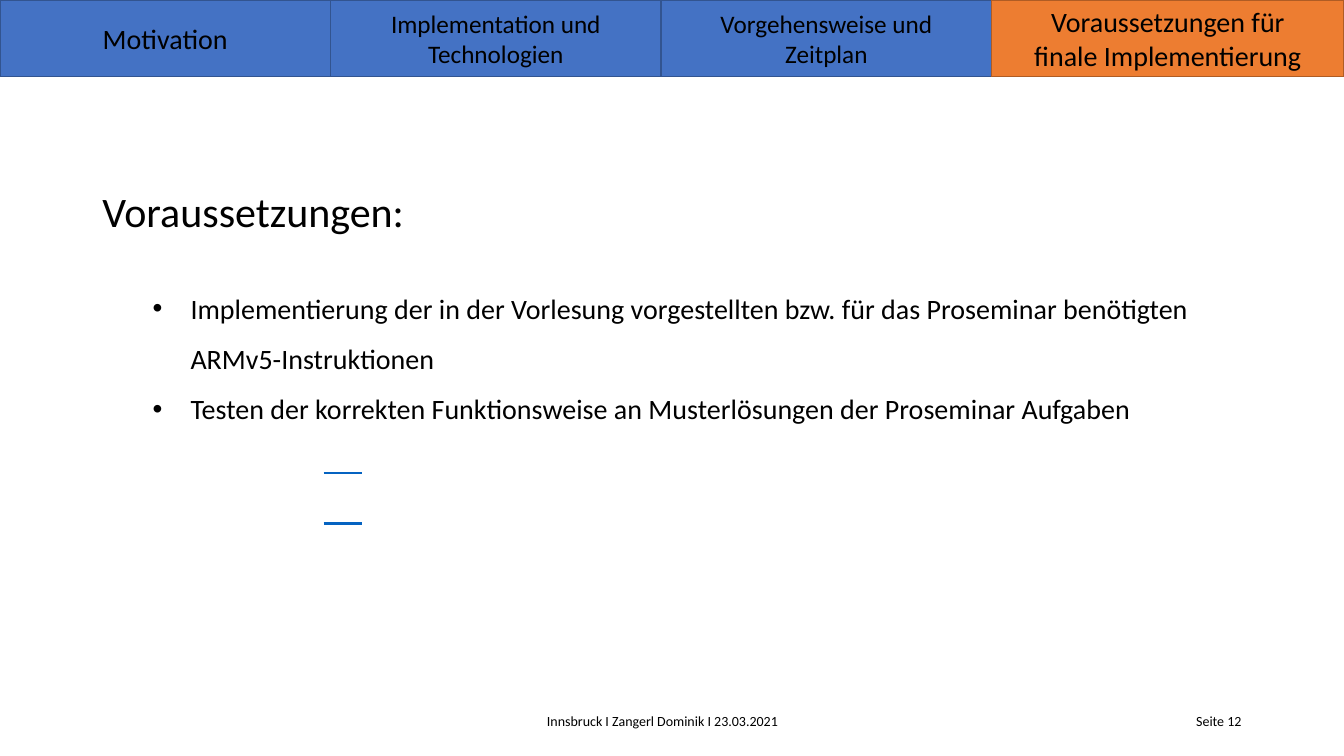
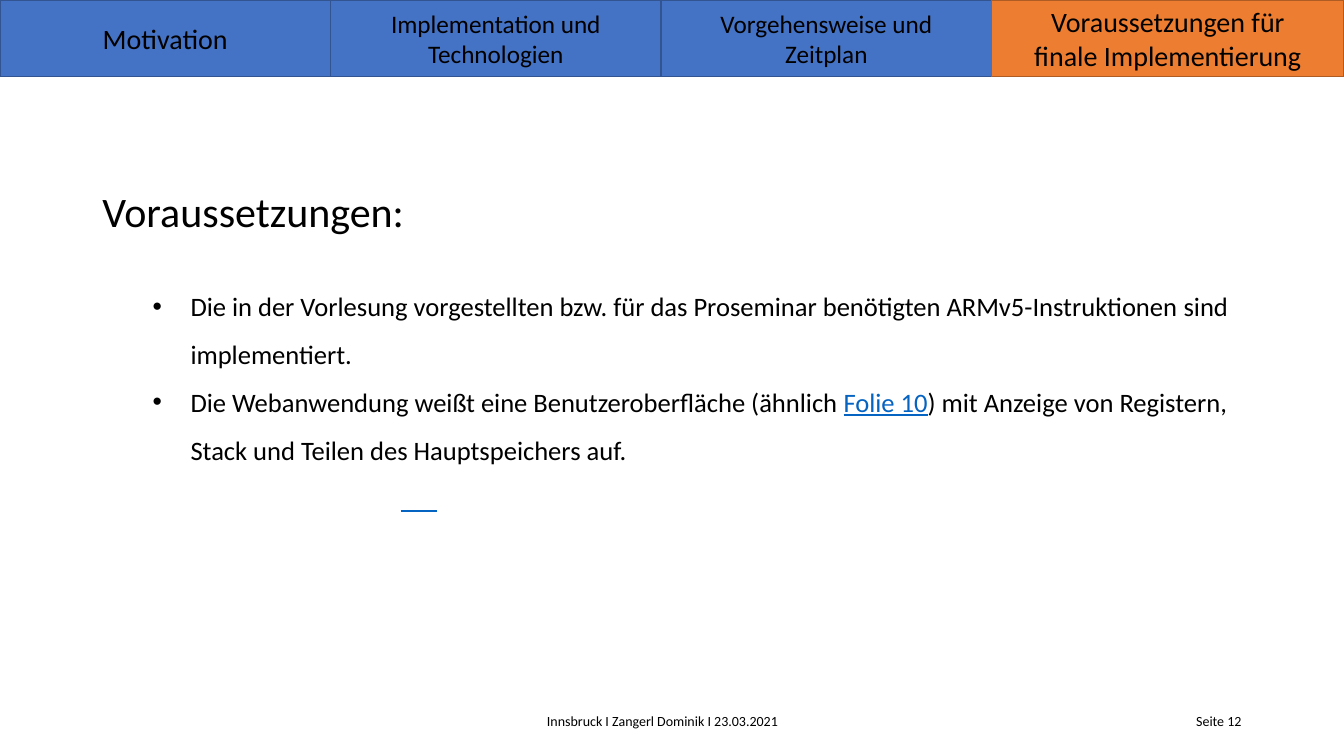
Before and after one commit to Koro95/ARM-Simulator, a slide deck: slide 56 of Latex/Initialpraesentation_anim_Zangerl_Dominik.pptx. Drawn at 1344x756 pixels with LibreOffice and Linux fonts; fonts in the diff are those of the drawing; background and template pictures are left out. Boxes give left, top, right and bottom in pixels: in the first picture for what was removed or moved away, otherwise in the second. Text is boxed around its words. In the diff, an @@ line names an element or a change of style, - is before the commit and + after.

```diff
--- a/Latex/Initialpraesentation_anim_Zangerl_Dominik.pptx
+++ b/Latex/Initialpraesentation_anim_Zangerl_Dominik.pptx
@@ subtitle at [191, 297, 1228, 465]: text changed; size 20 to 19 pt @@
-  • Implementierung der in der Vorlesung vorgestellten bzw. für das Proseminar benötigten ARMv5-Instruktionen
-  • Testen der korrekten Funktionsweise an Musterlösungen der Proseminar Aufgaben
+  • Die in der Vorlesung vorgestellten bzw. für das Proseminar benötigten ARMv5-Instruktionen sind implementiert.
+  • Die Webanwendung weißt eine Benutzeroberfläche (ähnlich Folie 10) mit Anzeige von Registern, Stack und Teilen des Hauptspeichers auf.
```
Also in this commit, not shown: 12 other slides changed, 9 other files.
